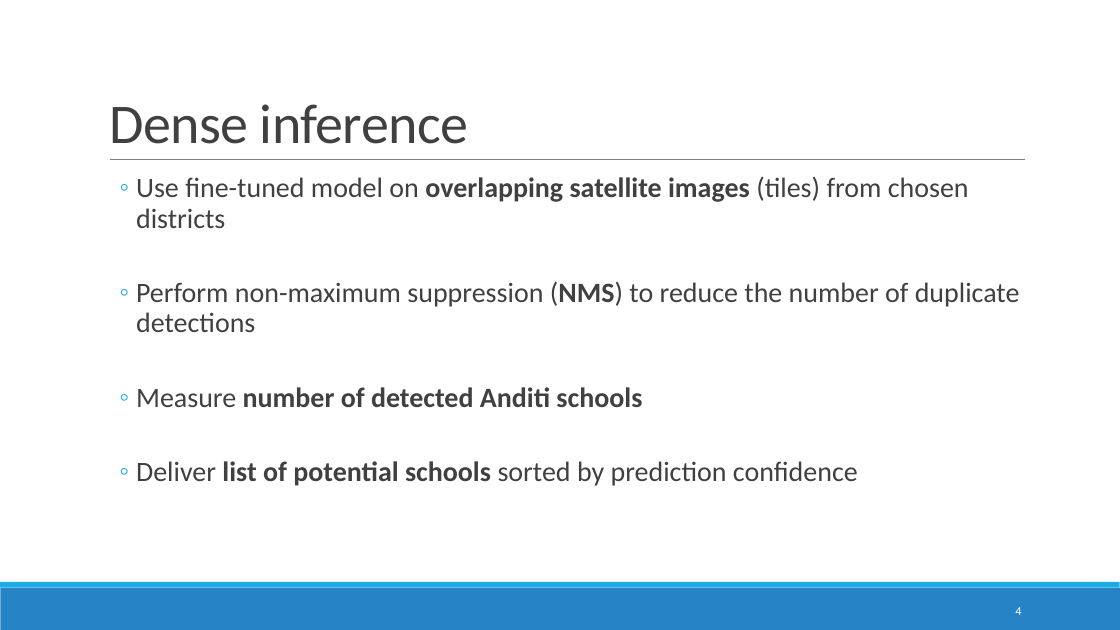
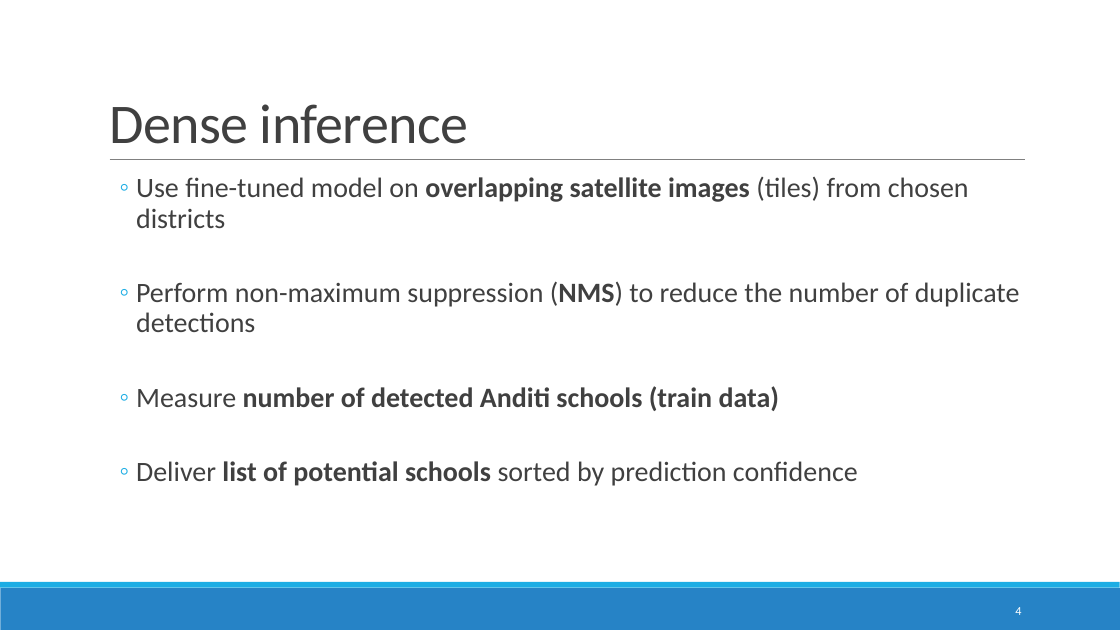
Before and after one commit to DomJamb/school_mapping, a slide deck: slide 4 of presentations/16.1/School mapping in ESRI imagery.pptx. Drawn at 1120x630 pixels with LibreOffice and Linux fonts; fonts in the diff are those of the drawing. Boxes give left, top, right and bottom in pixels: in the first picture for what was removed or moved away, otherwise in the second. Text is boxed around its words. In the diff, an @@ line names an element or a change of style, - is before the commit and + after.

```diff
--- a/presentations/16.1/School mapping in ESRI imagery.pptx
+++ b/presentations/16.1/School mapping in ESRI imagery.pptx
@@ text at bbox=[136, 386, 780, 411]: text changed @@
-  ◦ Measure number of detected Anditi schools
+  ◦ Measure number of detected Anditi schools (train data)
```
Also in this commit, not shown: 8 other slides changed, 3 slides removed, 1 other file.
